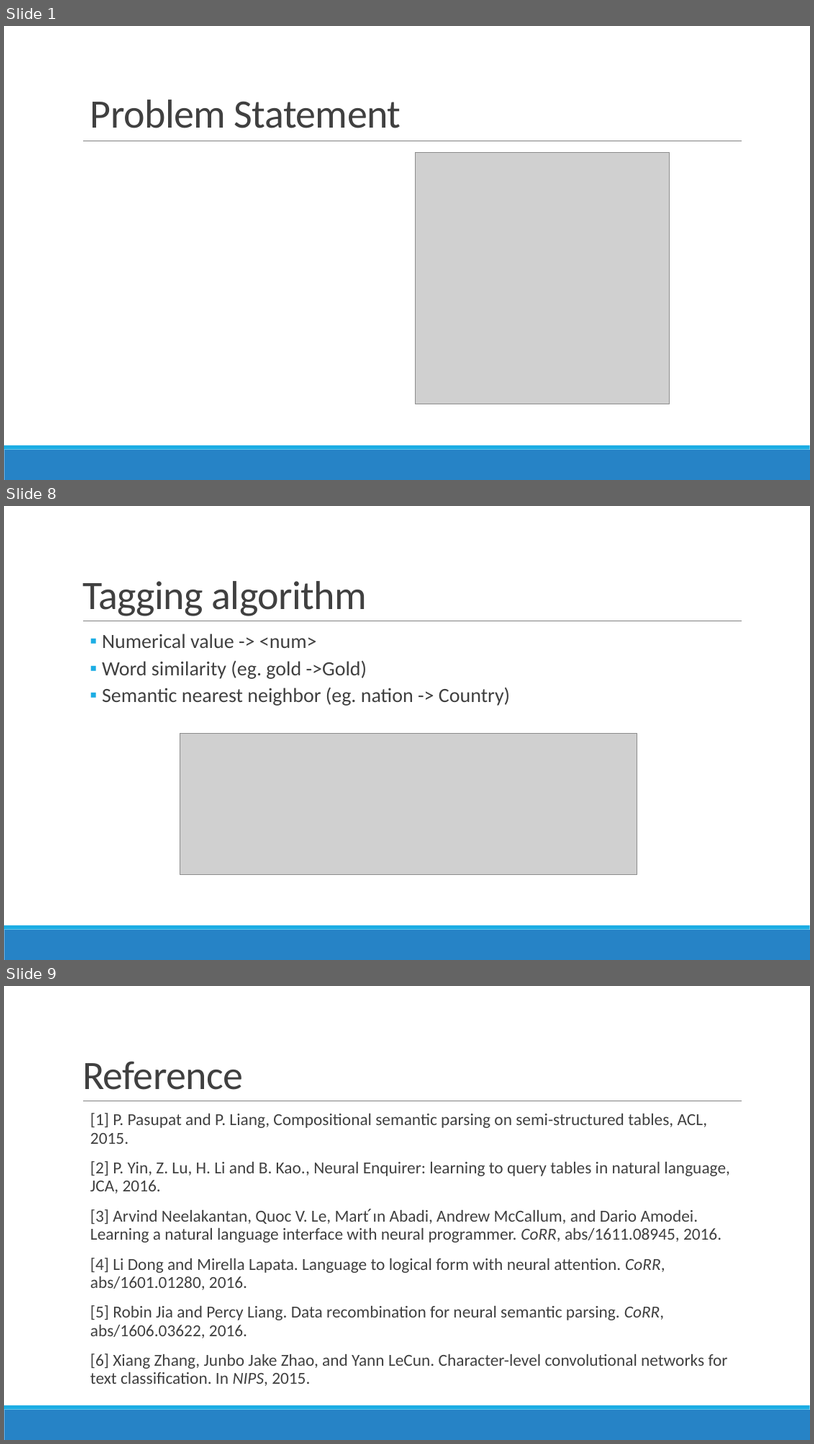
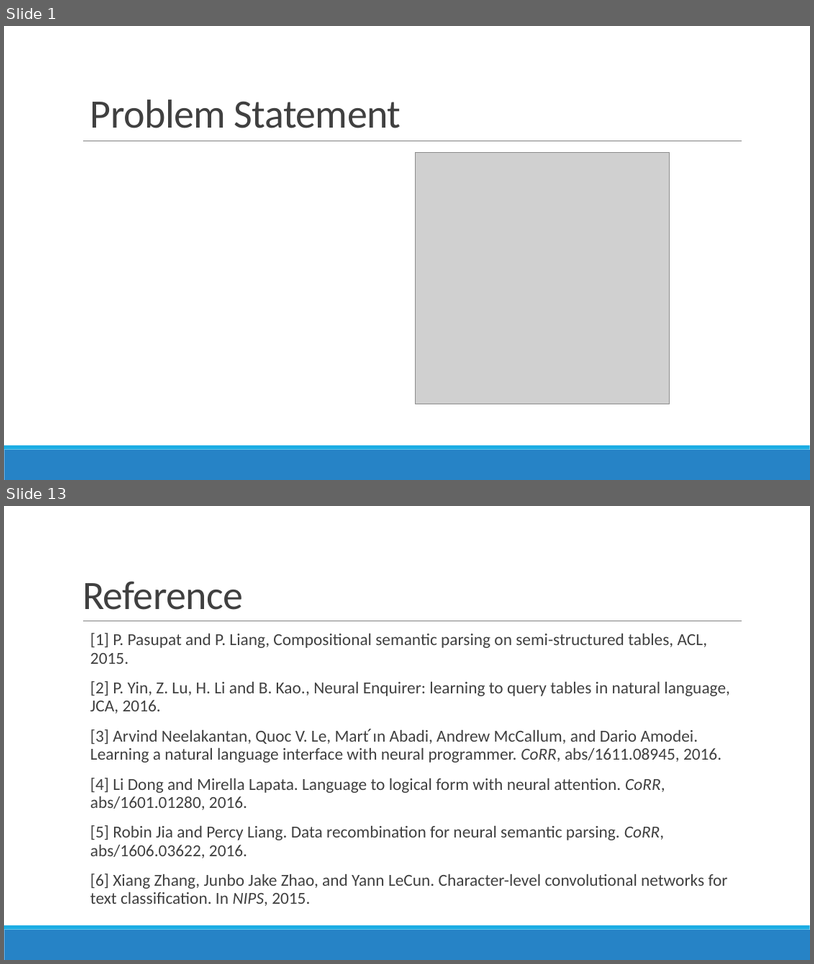
Before and after one commit to richardxiong/dnnQuery, a slide deck: dnnQuery2.pptx. Shown one above the other, each under a label of ours: slides 1, 8 and 9 before the commit, slides 1 and 13 after it; the slides between them are not shown. The pictures are 814x1444 and 814x964 pixels, drawn with LibreOffice and Linux fonts; fonts in the diff are those of the drawing; grey boxes stand for pictures. Boxes give left, top, right and bottom in pixels: in the first picture for what was removed or moved away, otherwise in the second. Text is boxed around its words. In the diff, an @@ line names an element or a change of style, - is before the commit and + after.

```diff
--- a/dnnQuery2.pptx
+++ b/dnnQuery2.pptx
@@ slide 8 removed at (x1=4, y1=506, x2=810, y2=960), background #FFFFFF; not listed: 3 template elements that a slide beside it also shows @@
@@ title removed at (x1=82, y1=581, x2=368, y2=616) @@
-Tagging algorithm
@@ text removed at (x1=102, y1=633, x2=510, y2=705) @@
-  ▪ Numerical value -> <num>
-  ▪ Word similarity (eg. gold ->Gold)
-  ▪ Semantic nearest neighbor (eg. nation -> Country)
@@ picture removed at (x1=180, y1=733, x2=638, y2=874) @@
@@ what was slide 9 is now slide 13 @@
```
Also in this commit, not shown: 3 slides changed, 8 slides added, 3 other slides removed, 1 other file.
